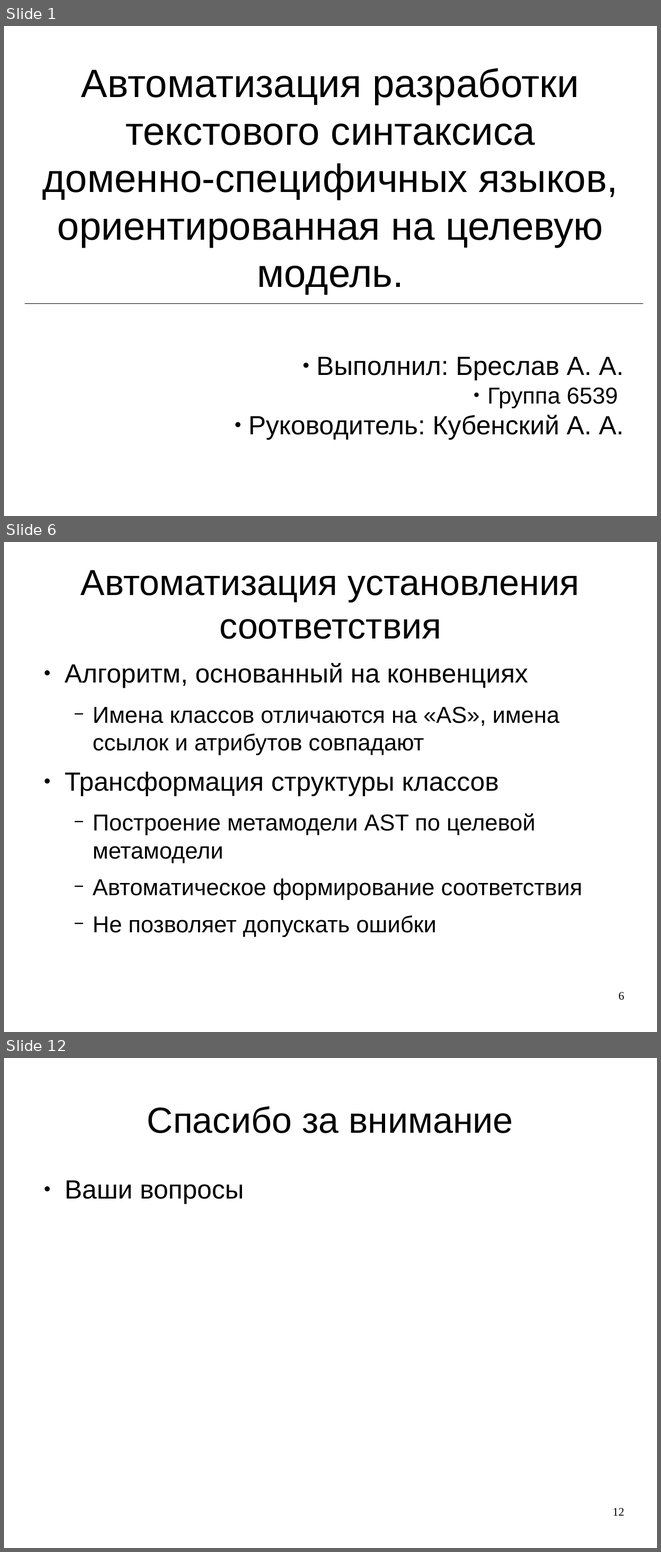
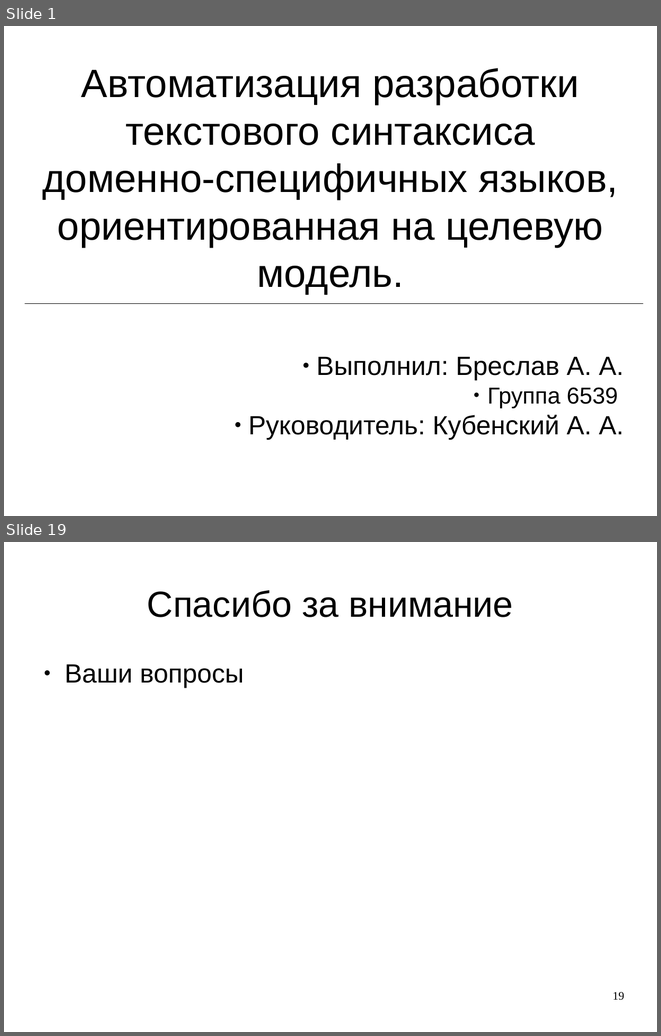
Before and after one commit to abreslav-from-google-code/abreslav, a slide deck: astrans/thesis.rus/Презентация.odp. Shown one above the other, each under a label of ours: slides 1, 6 and 12 before the commit, slides 1 and 19 after it; the slides between them are not shown. The pictures are 661x1552 and 661x1036 pixels, drawn with LibreOffice and Linux fonts; fonts in the diff are those of the drawing. Boxes give left, top, right and bottom in pixels: in the first picture for what was removed or moved away, otherwise in the second. Text is boxed around its words. In the diff, an @@ line names an element or a change of style, - is before the commit and + after.

```diff
--- a/astrans/thesis.rus/Презентация.odp
+++ b/astrans/thesis.rus/Презентация.odp
@@ slide 6 removed at (4, 542, 657, 1032), background #FFFFFF @@
@@ title removed at (81, 570, 580, 639) @@
-Автоматизация установления соответствия
@@ text removed at (64, 663, 582, 937) @@
-● Алгоритм, основанный на конвенциях
-  − Имена классов отличаются на «AS», имена ссылок и атрибутов совпадают
-● Трансформация структуры классов
-  − Построение метамодели AST по целевой метамодели
-  − Автоматическое формирование соответствия
-  − Не позволяет допускать ошибки
@@ page number removed at (618, 991, 624, 1000) @@
-6
@@ what was slide 12 is now slide 19 @@
@@ page number at (612, 991, 624, 1000): text changed @@
-12
+19
```
Also in this commit, not shown: 7 slides changed, 10 slides added, 2 other slides removed.
